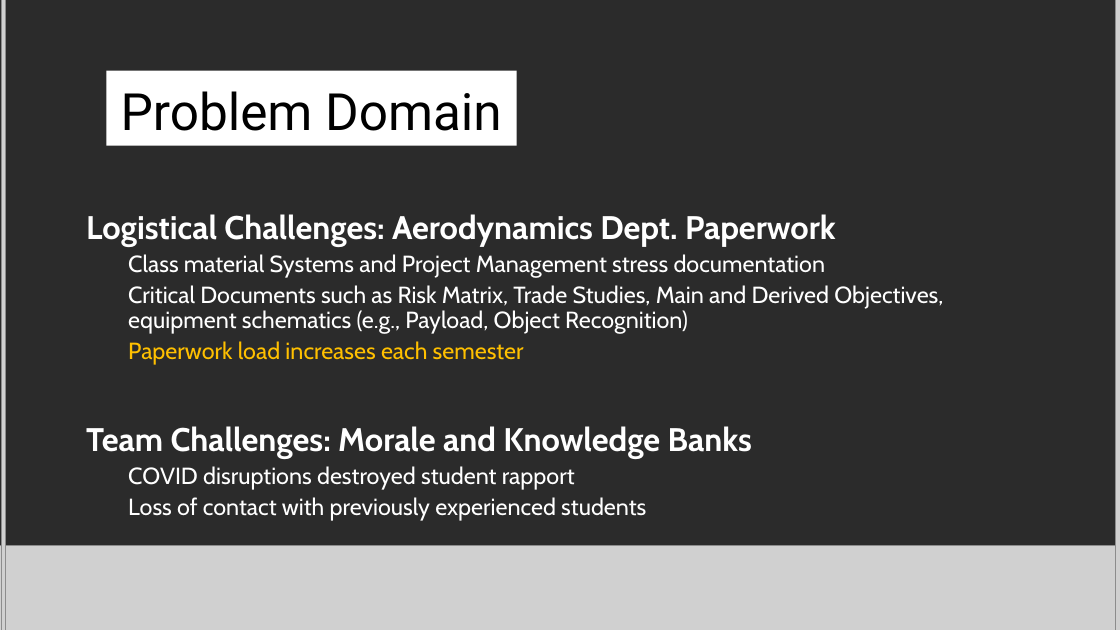
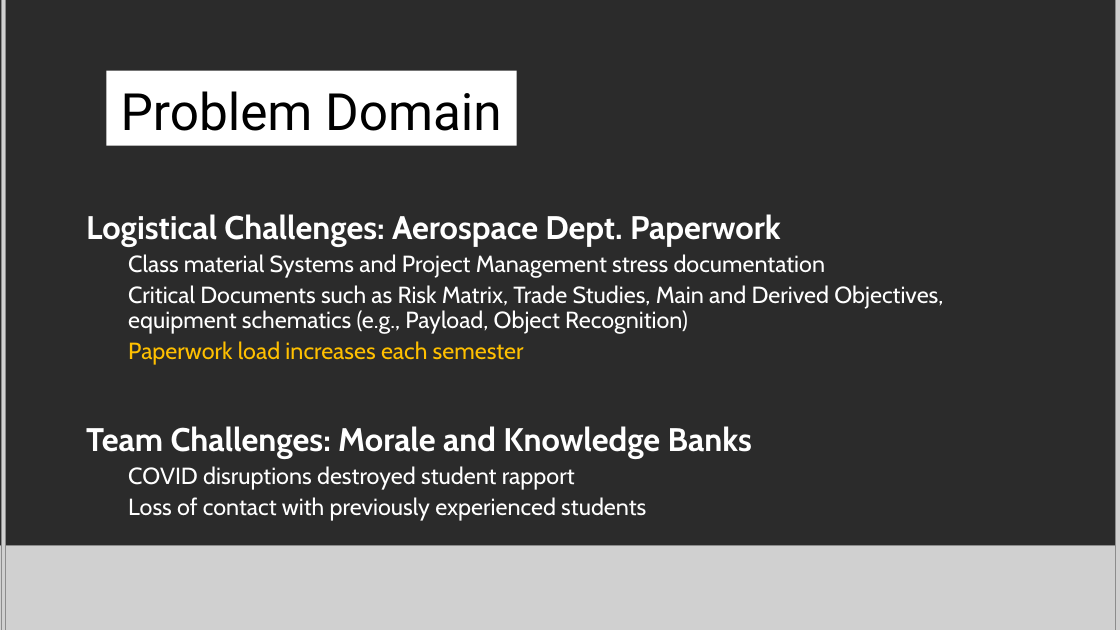
Before and after one commit to LoloMarty/2024-, a slide deck: slide 31 of CS4210/finalPresentation.pptx. Drawn at 1120x630 pixels with LibreOffice and Linux fonts; fonts in the diff are those of the drawing; grey boxes stand for pictures; background and template pictures are left out; a plain dark background stands for a picture behind light text. Boxes give left, top, right and bottom in pixels: in the first picture for what was removed or moved away, otherwise in the second. Text is boxed around its words. In the diff, an @@ line names an element or a change of style, - is before the commit and + after.

Commit message:
Final Edit

```diff
--- a/CS4210/finalPresentation.pptx
+++ b/CS4210/finalPresentation.pptx
@@ text at bbox=[86, 214, 781, 246]: text changed @@
-Logistical Challenges: Aerodynamics Dept. Paperwork
+Logistical Challenges: Aerospace Dept. Paperwork
```
